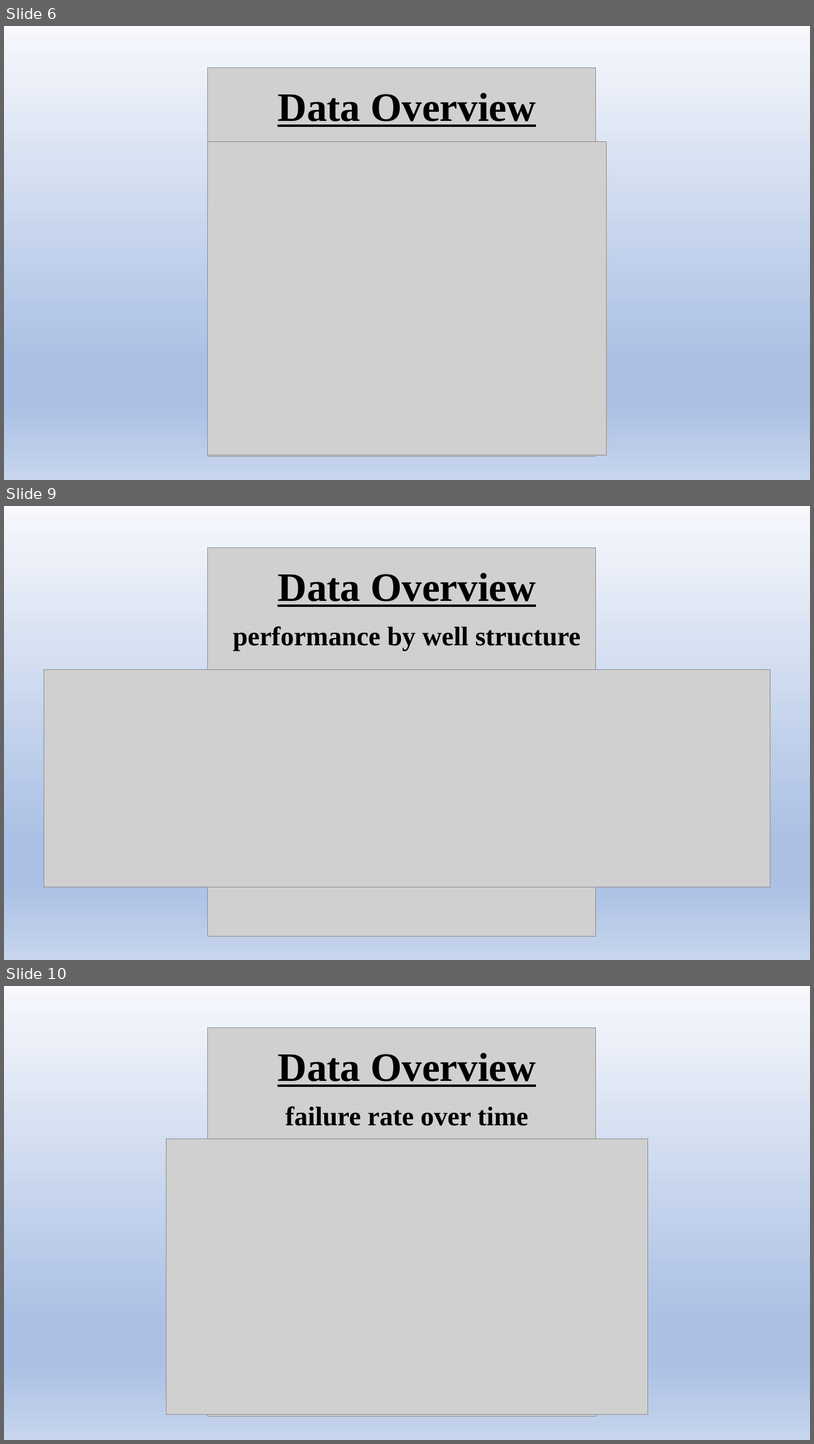
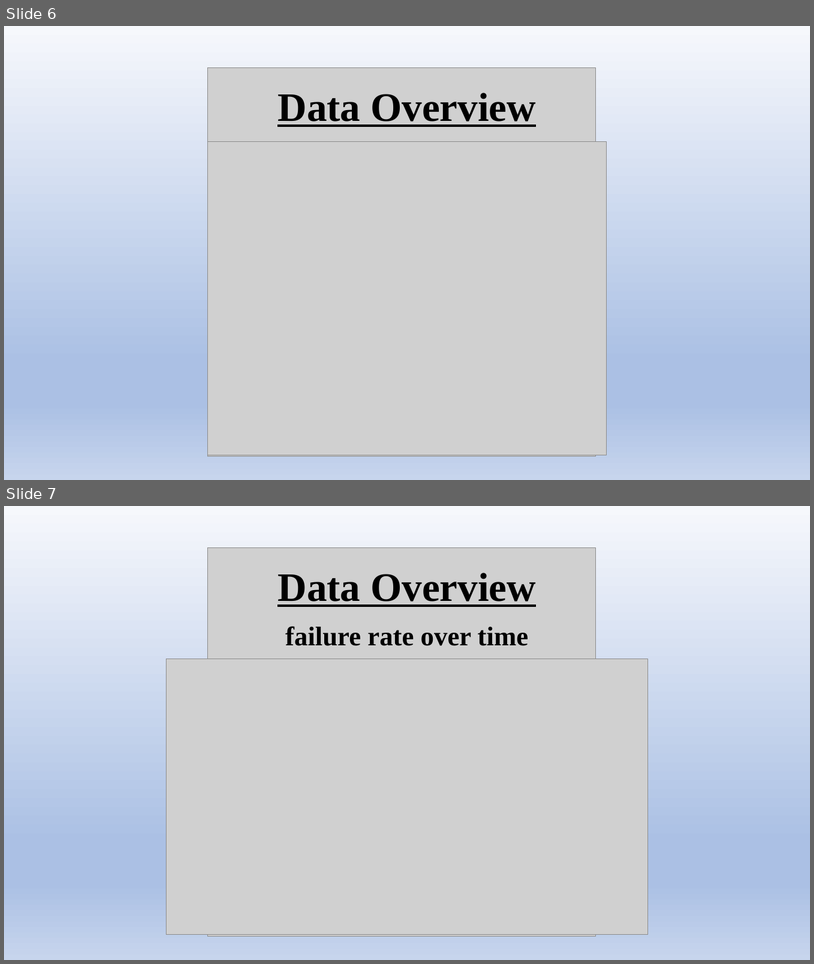
Before and after one commit to aarongalbraith/flatiron-phase3-project, a slide deck: presentation.pptx. Shown one above the other, each under a label of ours: slides 6, 9 and 10 before the commit, slides 6 and 7 after it; the slides between them are not shown. The pictures are 814x1444 and 814x964 pixels, drawn with LibreOffice and Linux fonts; fonts in the diff are those of the drawing; grey boxes stand for pictures. Boxes give left, top, right and bottom in pixels: in the first picture for what was removed or moved away, otherwise in the second. Text is boxed around its words. In the diff, an @@ line names an element or a change of style, - is before the commit and + after.

```diff
--- a/presentation.pptx
+++ b/presentation.pptx
@@ slide 9 removed at (4,506,810,960), background gradient #F6F8FC to #ABC0E4 to #C7D5ED @@
@@ picture removed at (208,548,596,936) @@
@@ text removed at (233,573,581,651) @@
-Data Overview
-performance by well structure
@@ picture removed at (44,669,770,887) @@
@@ what was slide 10 is now slide 7 @@
```
Also in this commit, not shown: 1 slide changed, 3 other slides removed, 4 other files.
